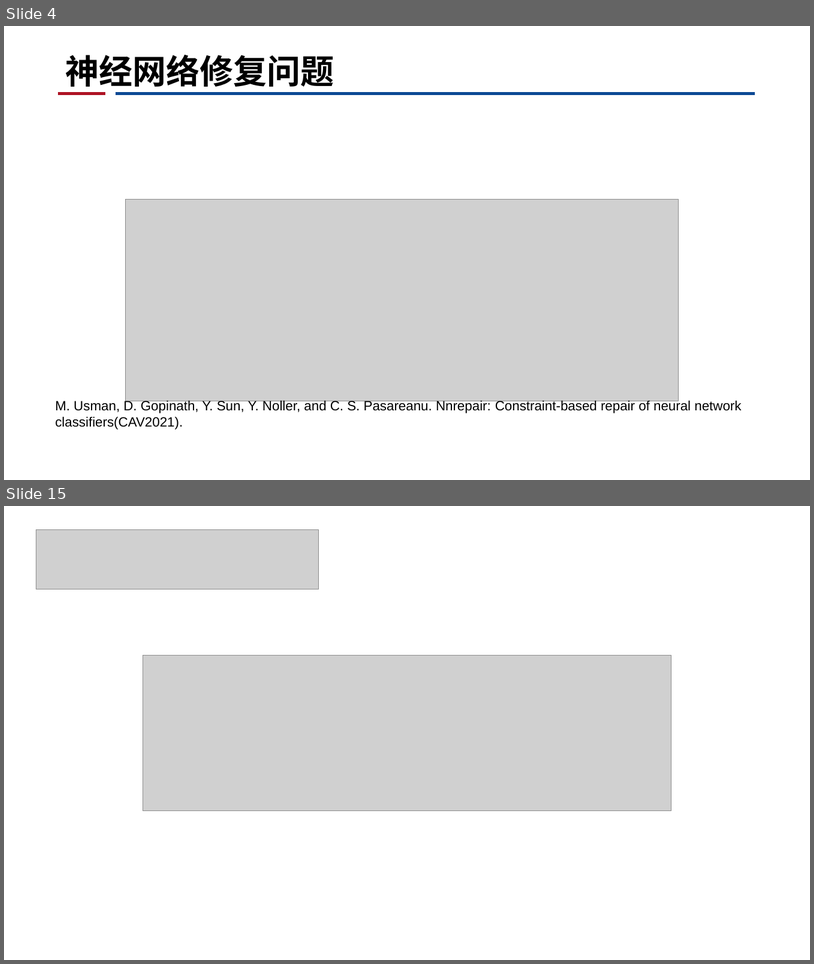
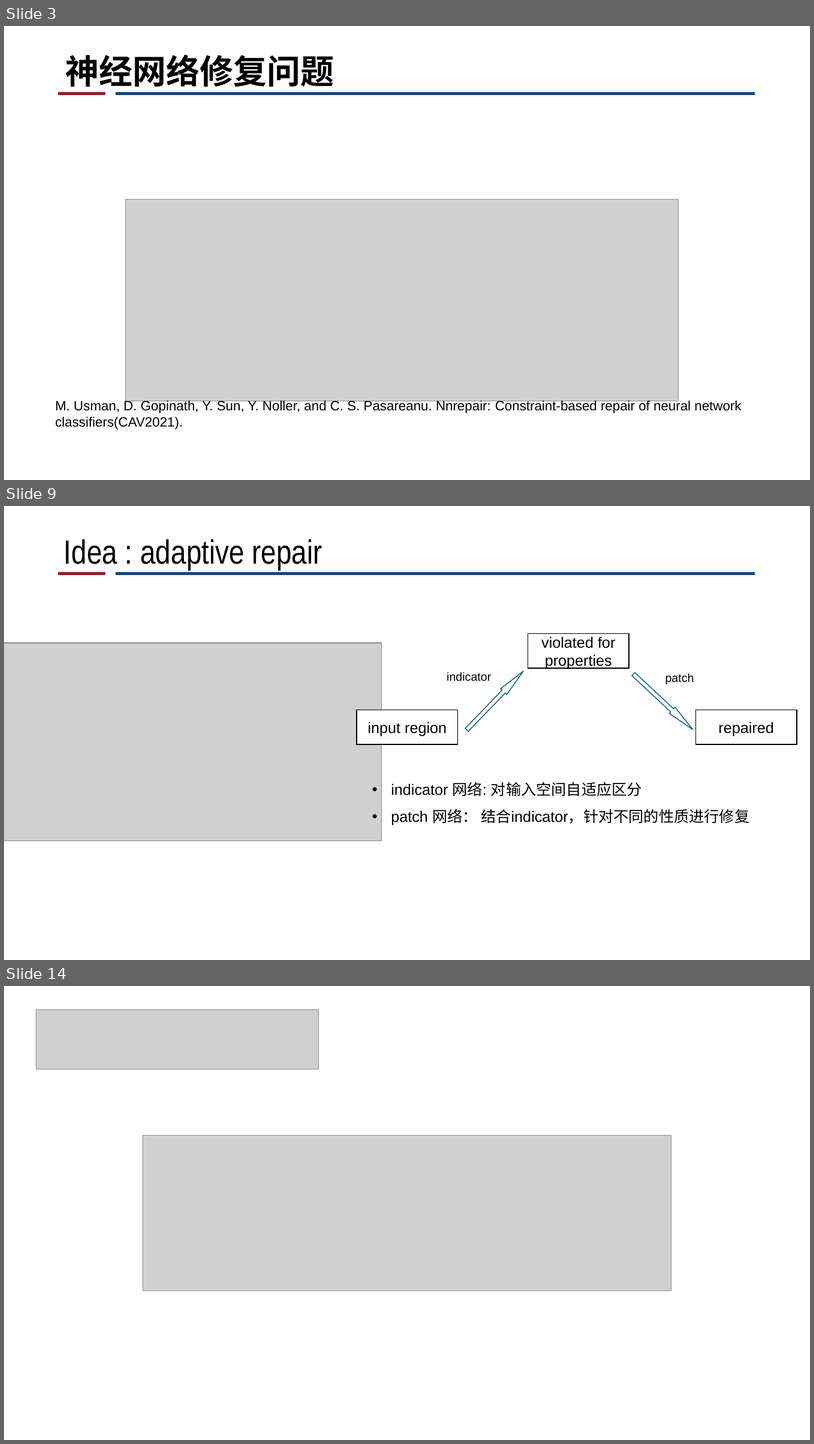
Before and after one commit to CRhapsody/Presentation_Slides, a slide deck: 神经网络修复工作进展.pptx. Shown one above the other, each under a label of ours: slides 4 and 15 before the commit, slides 3, 9 and 14 after it; the slides between them are not shown. The pictures are 814x964 and 814x1444 pixels, drawn with LibreOffice and Linux fonts; fonts in the diff are those of the drawing; grey boxes stand for pictures; background and template pictures are left out. Boxes give left, top, right and bottom in pixels: in the first picture for what was removed or moved away, otherwise in the second. Text is boxed around its words. In the diff, an @@ line names an element or a change of style, - is before the commit and + after.

```diff
--- a/神经网络修复工作进展.pptx
+++ b/神经网络修复工作进展.pptx
@@ slide 9 added at box(4, 506, 810, 960), background #FFFFFF; not listed: 2 template elements that a slide beside it also shows @@
@@ title added at box(64, 539, 323, 570), 40 pt, text #000000 @@
+Idea : adaptive repair
@@ picture added at box(4, 643, 382, 841) @@
@@ rectangle added at box(528, 634, 630, 668), fill #FFFFFF, outline #000000 1 pt, 18 pt, text #000000 @@
+violated for properties
@@ text added at box(447, 672, 491, 681), 14 pt, text #000000 @@
+indicator
@@ right arrow added at box(464, 668, 527, 733), fill #FFFFFF, outline #045A88 1 pt @@
@@ right arrow added at box(631, 671, 696, 733), fill #FFFFFF, outline #045A88 1 pt @@
@@ text added at box(666, 673, 695, 684), 14 pt, text #000000 @@
+patch
@@ rectangle added at box(357, 710, 458, 744), fill #FFFFFF, outline #000000 1 pt, 18 pt, text #000000 @@
+input region
@@ rectangle added at box(696, 710, 797, 744), fill #FFFFFF, outline #000000 1 pt, 18 pt, text #000000 @@
+repaired
@@ text added at box(391, 781, 750, 825), 18 pt, text #000000 @@
+• indicator 网络: 对输入空间自适应区分
+• patch 网络： 结合indicator，针对不同的性质进行修复
@@ what was slide 4 is now slide 3 @@
@@ what was slide 15 is now slide 14 @@
```
Also in this commit, not shown: 5 slides changed, 4 other slides added, 6 slides removed, 1 other file.
